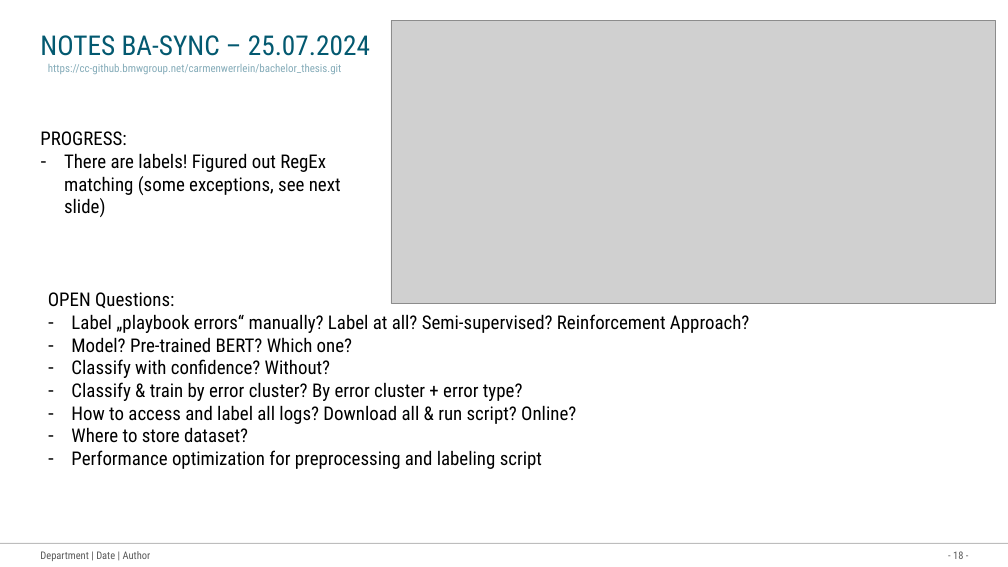
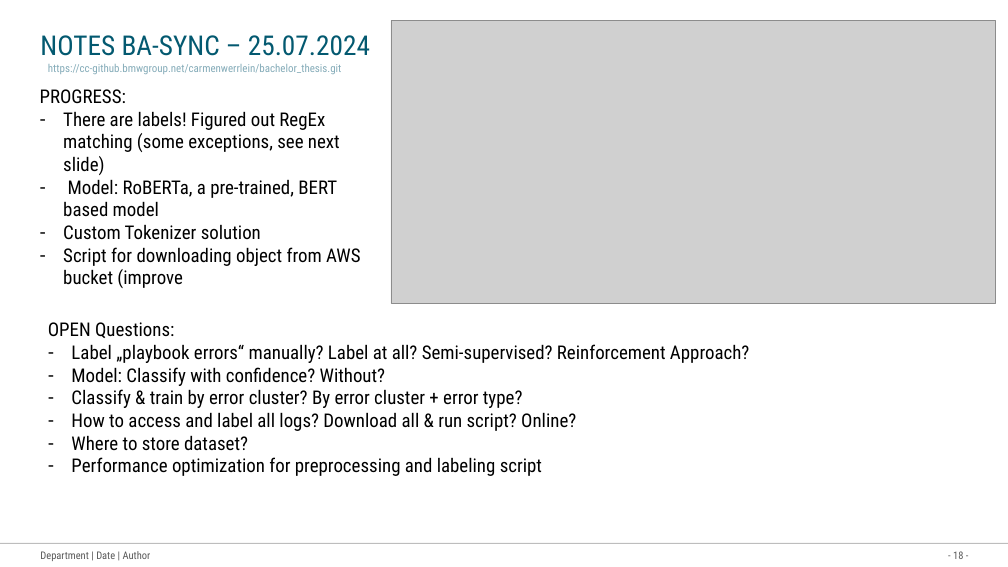
Before and after one commit to Werrwolf/bachelor-thesis, a slide deck: slide 18 of dokumentation_things/Roadmap Bachelor thesis.pptx. Drawn at 1008x567 pixels with LibreOffice and Linux fonts; fonts in the diff are those of the drawing; grey boxes stand for pictures. Boxes give left, top, right and bottom in pixels: in the first picture for what was removed or moved away, otherwise in the second. Text is boxed around its words. In the diff, an @@ line names an element or a change of style, - is before the commit and + after.

Commit message:
added downloading script

```diff
--- a/dokumentation_things/Roadmap Bachelor thesis.pptx
+++ b/dokumentation_things/Roadmap Bachelor thesis.pptx
@@ text "PROGRESS:": place and size @@
-text "PROGRESS:" at <box>40,131,341,217</box>
+text "PROGRESS:" at <box>40,89,360,288</box>
@@ text at <box>63,179,360,288</box>: paragraphs added @@
+– Model: RoBERTa, a pre-trained, BERT based model
+– Custom Tokenizer solution
+– Script for downloading object from AWS bucket (improve
@@ text "OPEN Questions:": place and size @@
-text "OPEN Questions:" at <box>48,292,749,469</box>
+text "OPEN Questions:" at <box>48,322,749,476</box>
@@ text at <box>71,367,386,386</box>: text changed @@
-– Model? Pre-trained BERT? Which one?
-– Classify with confidence? Without?
+– Model: Classify with confidence? Without?
```
Also in this commit, not shown: 2 other files.
